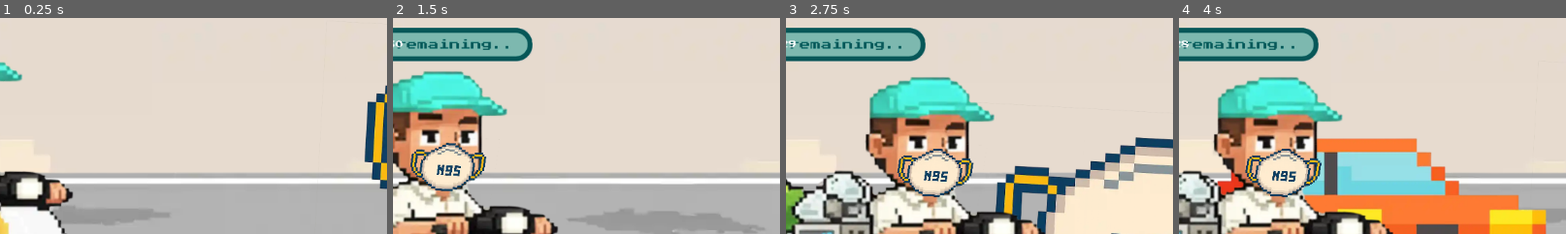
Above: before the commit, frames 1-4 (left to right).
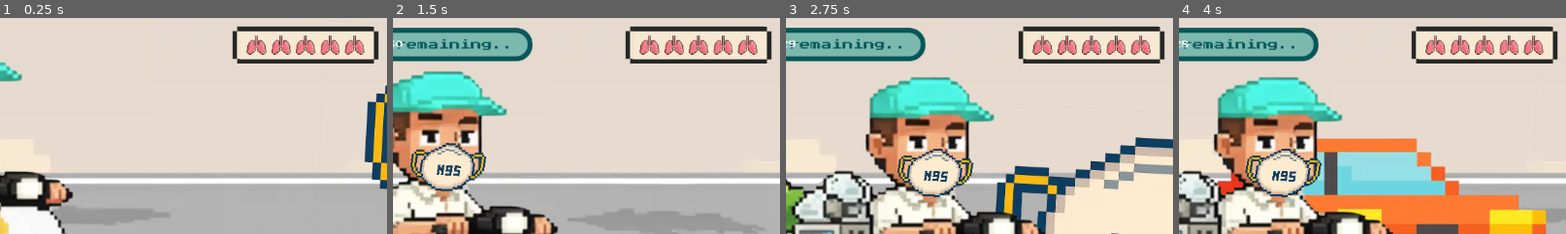
Above: after the commit, the same moments.

Repository: hr1juldey/breath_rush
Game: Godot game, scene res://scenes/Main.tscn
The game is run twice, just before and just after one commit, with the same random seed, the same clock (stepped at 60 frames per second) and the same inputs.
Inputs (mouse positions are % of the whole screen's width and height, from its top left):
- Up to frame 1 (0.25 s): no input
- Up to frame 2 (1.5 s): tap Enter at 0.5 s; move the mouse to (72, 45) at 0.52 s; hold Right (ui_right) 0.53-1.28 s; hold L 0.53-1.28 s; click (72, 45) at 0.67 s; tap Space at 0.77 s; move the mouse to (30, 55) at 1.27 s; hold Down from 1.28 s (still down); tap H at 1.35 s
- Up to frame 3 (2.75 s): tap Space at 1.52 s; move the mouse to (60, 28) at 2.02 s; release Down at 2.03 s; hold Right (ui_right) from 2.03 s (still down); tap M at 2.1 s
- Up to frame 4 (4 s): move the mouse to (45, 70) at 2.77 s; release Right (ui_right) at 2.78 s; hold Up 2.78-3.53 s; tap L at 2.85 s; click (45, 70) at 2.92 s; tap Space at 3.02, 3.77 s; move the mouse to (80, 65) at 3.52 s; hold Left (ui_left) from 3.53 s (still down); hold H from 3.53 s (still down)
The pictures show only the part of the screen within x 46-96%, y 3-53%; the shares and areas given below are measured in that part.

The runs differ from the first frame. In frame 1, 3.6% of the frame differs, in the area x 59-98%, y 3-22%; in frame 2, 3.6%; in frame 3, 3.6%; in frame 4, 3.6%.

Commit message:
feat: Implement Porter-Duff alpha compositing for health breathing
Introduces a refined `health_breathing.gdshader` to blend the breathing
animation over the damage texture.

Previous alpha compositing attempts, particularly using `mix()`, led to
visual artifacts like cyan color bleeding during the breathing animation
and incorrect blending in transparent areas. This also caused a mismatch
with the visual design of the Python prototype.

The shader now correctly utilizes the Porter-Duff "over" formula with
pre-multiplied alpha. This ensures accurate compositing, eliminating
color bleeding from transparent pixels, establishing correct layering
of the breathing sprite, and achieving an exact visual match with the
Python prototype. This results in clean edges without halos or artifacts.

This addresses the fundamental flaw of simple `mix()`-based alpha
compositing for this specific blending requirement.

Diff:
--- /dev/null
+++ b/assets/shaders/health_breathing.gdshader
@@ -0,0 +1,44 @@
+shader_type canvas_item;
+
+// Base damage state texture
+uniform sampler2D damage_texture : hint_default_white;
+
+// Breathing animation texture (masked - only healthy lungs)
+uniform sampler2D breathing_texture : hint_default_white;
+
+// Breathing animation parameters
+uniform float breathing_period : hint_range(1.0, 5.0) = 3.0;
+uniform float breathing_strength : hint_range(0.0, 1.0) = 0.6;
+
+void fragment() {
+	// Sample both textures at current UV
+	vec4 dst = texture(damage_texture, UV);      // Destination (damage sprite - background)
+	vec4 src_raw = texture(breathing_texture, UV); // Source (breathing sprite - foreground)
+
+	// Calculate sinusoidal breathing alpha oscillation
+	// sin(TIME) ranges from -1 to 1
+	// (sin + 1) / 2 ranges from 0 to 1
+	float breathing_alpha = (sin(TIME * 2.0 * 3.14159 / breathing_period) + 1.0) / 2.0;
+	breathing_alpha *= breathing_strength;  // Scale to 0 to breathing_strength
+
+	// Modulate breathing texture alpha by breathing animation
+	vec4 src = src_raw;
+	src.a *= breathing_alpha;
+
+	// Porter-Duff "over" operation: src over dst
+	// This properly composites the breathing sprite over the damage sprite
+	// respecting transparency (alpha=0 means invisible, not translucent)
+	float final_a = src.a + dst.a * (1.0 - src.a);
+
+	vec3 final_rgb;
+	if (final_a > 0.0) {
+		// Proper alpha compositing with pre-multiplication
+		// Prevents color bleeding from transparent pixels
+		final_rgb = (src.rgb * src.a + dst.rgb * dst.a * (1.0 - src.a)) / final_a;
+	} else {
+		// Both fully transparent - use black
+		final_rgb = vec3(0.0);
+	}
+
+	COLOR = vec4(final_rgb, final_a);
+}
--- a/scenes/HUD.tscn
+++ b/scenes/HUD.tscn
@@ -32,27 +32,10 @@
 offset_right = 940.0
 offset_bottom = 100.0
 
-[node name="LungBase" type="TextureRect" parent="TopRight"]
-layout_mode = 0
-anchor_right = 1.0
-anchor_bottom = 1.0
-grow_horizontal = 2
-grow_vertical = 2
+[node name="LungBase" type="Sprite2D" parent="TopRight"]
+position = Vector2(240, 40)
+scale = Vector2(0.4, 0.4)
 texture = ExtResource("health_tex")
-expand_mode = 1
-stretch_mode = 5
-
-[node name="LungBreathing" type="TextureRect" parent="TopRight"]
-layout_mode = 0
-anchor_right = 1.0
-anchor_bottom = 1.0
-grow_horizontal = 2
-grow_vertical = 2
-texture = ExtResource("health_tex")
-expand_mode = 1
-stretch_mode = 5
-blend_mode = 1
-modulate = Color(1, 1, 1, 0.6)
 
 [node name="CenterTop" type="CenterContainer" parent="."]
 layout_mode = 0
--- a/scripts/HUD.gd
+++ b/scripts/HUD.gd
@@ -2,11 +2,11 @@
 # Charge display (battery)
 @onready var charge_display = $TopLeft/ChargeDisplay
 
-# Lung display (health) - base layer for damage state
+# Lung display (health) - shader-based breathing animation
 @onready var lung_base = $TopRight/LungBase
 
-# Lung display - breathing animation overlay
-@onready var lung_breathing = $TopRight/LungBreathing
+# Health breathing animation manager (shader-based)
+var health_breathing_ui: Node
 
 # Mask timer
 @onready var mask_timer_container = $CenterTop/MaskTimer
@@ -28,71 +28,64 @@
 	"res://assets/ui/charge/charge_empty.webp",       # Empty
 ]
 
-# Health sprite paths (6 damage states)
-const HEALTH_DAMAGE_SPRITES = [
-	"res://assets/ui/health/health_damage_0_healthy.webp",
-	"res://assets/ui/health/health_damage_1.webp",
-	"res://assets/ui/health/health_damage_2.webp",
-	"res://assets/ui/health/health_damage_3.webp",
-	"res://assets/ui/health/health_damage_4.webp",
-	"res://assets/ui/health/health_damage_5_critical.webp"
-]
-
-# Breathing animation sprites (6 frames)
-const HEALTH_BREATHING_SPRITES = [
-	"res://assets/ui/health/health_breathing_0.webp",
-	"res://assets/ui/health/health_breathing_1.webp",
-	"res://assets/ui/health/health_breathing_2.webp",
-	"res://assets/ui/health/health_breathing_3.webp",
-	"res://assets/ui/health/health_breathing_4.webp",
-	"res://assets/ui/health/health_breathing_5.webp"
-]
-
-# Breathing animation
-var breathing_frame = 0
-var breathing_timer = 0.0
-const BREATHING_SPEED = 0.15  # seconds per frame
+# Note: Health animation is now handled by shader in HealthBreathingUI
+# No need to manually manage breathing frames
 
 # Game state
 var player_ref = null
 var current_coins = 0
 
 func _ready():
+	print("[HUD] Initializing HUD...")
+
 	# Setup charge display with initial state (100%)
 	charge_display.texture = load(CHARGE_SPRITES[0])
-
-	# Setup lung displays with initial state (5 healthy)
-	lung_base.texture = load(HEALTH_DAMAGE_SPRITES[0])
-	lung_breathing.texture = load(HEALTH_BREATHING_SPRITES[0])
+	print("[HUD] Charge display initialized")
 
 	# Setup mask timer font
 	var font = load("res://assets/fonts/PressStart2P-Regular.ttf")
 	mask_timer_label.add_theme_font_override("font", font)
 	mask_timer_label.add_theme_font_size_override("font_size", 12)
+	print("[HUD] Mask timer font configured")
 
 	# Find player reference
 	var parent = get_parent()
+	print("[HUD] Parent scene: ", parent.name if parent else "null")
 	if parent:
 		player_ref = parent.find_child("Player")
+		print("[HUD] Player reference found: ", player_ref != null)
+		if player_ref:
+			print("[HUD] Player node: ", player_ref.name)
+
+	# Create and add health breathing UI (shader-based)
+	health_breathing_ui = load("res://scripts/HealthBreathingUI.gd").new()
+	add_child(health_breathing_ui)
+	print("[HUD] HealthBreathingUI created and added as child")
+
+	# Setup player reference for health breathing UI
+	if player_ref:
+		print("[HUD] Passing player reference to HealthBreathingUI...")
+		health_breathing_ui.setup_player_reference(player_ref)
+	else:
+		push_warning("[HUD] WARNING: No player reference found!")
 
 	if player_ref:
-		player_ref.health_changed.connect(_on_health_changed)
 		player_ref.battery_changed.connect(_on_battery_changed)
 		player_ref.mask_activated.connect(_on_mask_activated)
 		player_ref.mask_deactivated.connect(_on_mask_deactivated)
 		player_ref.mask_inventory_changed.connect(_on_mask_inventory_changed)
+		print("[HUD] Connected to player signals (battery, mask)")
 
 		# Initialize displays
 		call_deferred("_initialize_displays")
+
+	print("[HUD] ✓ Initialization complete")
 
 func _process(delta):
 	if player_ref:
 		update_mask_timer()
 		update_aqi_display()
-		update_lung_animation(delta)
-
-func _on_health_changed(new_health: float) -> void:
-	update_lung_display(new_health)
+		# Lung animation now handled by shader in HealthBreathingUI
 
 func _on_battery_changed(new_battery: float) -> void:
 	update_charge_display(new_battery)
@@ -122,27 +115,8 @@
 	charge_display.texture = load(CHARGE_SPRITES[index])
 
 # === LUNG/HEALTH DISPLAY ===
-func get_health_index(health_percent: float) -> int:
-	"""Map health percentage to sprite index in HEALTH_DAMAGE_SPRITES"""
-	if health_percent > 80: return 0     # 5 healthy lungs
-	elif health_percent > 60: return 1   # 4 healthy, 1 damaged
-	elif health_percent > 40: return 2   # 3 healthy, 2 damaged
-	elif health_percent > 20: return 3   # 2 healthy, 3 damaged
-	elif health_percent > 0: return 4    # 1 healthy, 4 damaged
-	else: return 5                       # All damaged
-
-func update_lung_display(health: float) -> void:
-	"""Update lung display (damage state)"""
-	var index = get_health_index(health)
-	lung_base.texture = load(HEALTH_DAMAGE_SPRITES[index])
-
-func update_lung_animation(delta: float) -> void:
-	"""Animate breathing overlay by cycling through breathing frames"""
-	breathing_timer += delta
-	if breathing_timer >= BREATHING_SPEED:
-		breathing_timer = 0.0
-		breathing_frame = (breathing_frame + 1) % HEALTH_BREATHING_SPRITES.size()
-		lung_breathing.texture = load(HEALTH_BREATHING_SPRITES[breathing_frame])
+# Note: Health display is now handled by HealthBreathingUI with shader-based breathing animation
+# No manual animation code needed - the shader handles sinusoidal breathing using TIME
 
 # === MASK TIMER DISPLAY ===
 func update_mask_timer() -> void:
@@ -215,6 +189,5 @@
 func _initialize_displays() -> void:
 	"""Initialize all displays with current player values"""
 	if player_ref:
-		_on_health_changed(player_ref.health)
 		_on_battery_changed(player_ref.battery)
 		update_mask_inventory_display(player_ref.mask_inventory)
--- /dev/null
+++ b/scripts/HealthBreathingUI.gd
@@ -0,0 +1,150 @@
+extends Node
+"""
+Health Breathing Animation UI Manager
+
+Manages the 2D health display with shader-based breathing animation.
+Handles level transitions and updates shader uniforms based on player health.
+
+Uses a simple 2-layer approach:
+- Damage sprite: Shows which lungs are damaged
+- Breathing sprite (masked): Shows breathing animation for healthy lungs
+- Shader blends between them with sinusoidal oscillation
+"""
+
+# References
+var lung_display: Sprite2D
+var player_ref: Node
+
+# Health damage and breathing sprite paths
+const DAMAGE_SPRITES = [
+	"res://assets/ui/health/damage/health_damage_0.webp",
+	"res://assets/ui/health/damage/health_damage_1.webp",
+	"res://assets/ui/health/damage/health_damage_2.webp",
+	"res://assets/ui/health/damage/health_damage_3.webp",
+	"res://assets/ui/health/damage/health_damage_4.webp",
+	"res://assets/ui/health/damage/health_damage_5.webp",
+]
+
+const BREATHING_SPRITES = [
+	"res://assets/ui/health/breathing_masked/health_breathing_0_masked.webp",
+	"res://assets/ui/health/breathing_masked/health_breathing_1_masked.webp",
+	"res://assets/ui/health/breathing_masked/health_breathing_2_masked.webp",
+	"res://assets/ui/health/breathing_masked/health_breathing_3_masked.webp",
+	"res://assets/ui/health/breathing_masked/health_breathing_4_masked.webp",
+	"res://assets/ui/health/breathing_masked/health_breathing_5_masked.webp",
+]
+
+# Shader parameters
+const BREATHING_PERIOD = 3.0
+const BREATHING_STRENGTH = 0.6
+
+# State
+var current_health_level = 0
+var shader_material: ShaderMaterial
+
+func _ready():
+	print("[HealthBreathingUI] Initializing...")
+
+	# Find lung display reference
+	var parent = get_parent()
+	if parent:
+		lung_display = parent.find_child("LungBase")
+		print("[HealthBreathingUI] Parent: ", parent.name)
+		print("[HealthBreathingUI] LungBase found: ", lung_display != null)
+
+	if not lung_display:
+		push_error("[HealthBreathingUI] ERROR: Could not find LungBase sprite")
+		return
+
+	# Create shader material
+	var shader = load("res://assets/shaders/health_breathing.gdshader")
+	if not shader:
+		push_error("[HealthBreathingUI] ERROR: Could not load health_breathing.gdshader")
+		return
+
+	shader_material = ShaderMaterial.new()
+	shader_material.shader = shader
+	print("[HealthBreathingUI] Shader loaded and material created")
+
+	# Apply shader material to lung display
+	lung_display.material = shader_material
+	print("[HealthBreathingUI] Shader material applied to LungBase")
+
+	# Set initial uniforms
+	_update_health_display(0)
+	print("[HealthBreathingUI] Initialization complete")
+
+func setup_player_reference(player: Node) -> void:
+	"""Setup player reference and connect health signal. Called by HUD after instantiation."""
+	print("[HealthBreathingUI] setup_player_reference called with: ", player)
+	player_ref = player
+
+	if player_ref:
+		player_ref.health_changed.connect(_on_health_changed)
+		print("[HealthBreathingUI] ✓ Connected to player health_changed signal")
+
+		# Initialize with current health
+		if player_ref.has_method("get") or "health" in player_ref:
+			var current_health = player_ref.health
+			print("[HealthBreathingUI] Initializing with current health: ", current_health, "%")
+			_on_health_changed(current_health)
+	else:
+		push_warning("[HealthBreathingUI] WARNING: setup_player_reference called with null player")
+
+func _on_health_changed(new_health: float) -> void:
+	"""Called when player health changes"""
+	print("[HealthBreathingUI] ━━━ Health changed: ", new_health, "% ━━━")
+
+	# Map health percentage (0-100) to damage level (0-5)
+	var health_level = _get_health_level(new_health)
+	print("[HealthBreathingUI] Mapped to level: ", health_level, " (", max(0, 5 - health_level), " healthy lungs)")
+
+	if health_level != current_health_level:
+		print("[HealthBreathingUI] Level changed: ", current_health_level, " → ", health_level)
+		current_health_level = health_level
+		_update_health_display(health_level)
+	else:
+		print("[HealthBreathingUI] Level unchanged (still level ", health_level, ")")
+
+func _get_health_level(health_percent: float) -> int:
+	"""
+	Map health percentage to damage level.
+	Level 0: 5 healthy lungs
+	Level 5: all damaged/critical
+	"""
+	if health_percent > 80: return 0      # 5 healthy
+	elif health_percent > 60: return 1    # 4 healthy, 1 damaged
+	elif health_percent > 40: return 2    # 3 healthy, 2 damaged
+	elif health_percent > 20: return 3    # 2 healthy, 3 damaged
+	elif health_percent > 0: return 4     # 1 healthy, 4 damaged
+	else: return 5                        # All damaged
+
+func _update_health_display(level: int) -> void:
+	"""Update shader uniforms and sprite texture for the new health level"""
+	if not shader_material or not lung_display:
+		push_warning("[HealthBreathingUI] Cannot update display: shader_material or lung_display is null")
+		return
+
+	# Clamp level to valid range
+	level = clampi(level, 0, 5)
+	print("[HealthBreathingUI] Updating display for level ", level)
+
+	# Update sprite's base texture (damage sprite)
+	var damage_sprite = load(DAMAGE_SPRITES[level])
+	lung_display.texture = damage_sprite
+	print("[HealthBreathingUI]   - Base texture: ", DAMAGE_SPRITES[level])
+
+	# Update shader texture uniforms
+	shader_material.set_shader_parameter("damage_texture", damage_sprite)
+	print("[HealthBreathingUI]   - Shader damage_texture: ", DAMAGE_SPRITES[level])
+
+	var breathing_sprite = load(BREATHING_SPRITES[level])
+	shader_material.set_shader_parameter("breathing_texture", breathing_sprite)
+	print("[HealthBreathingUI]   - Shader breathing_texture: ", BREATHING_SPRITES[level])
+
+	# Update breathing animation parameters
+	shader_material.set_shader_parameter("breathing_period", BREATHING_PERIOD)
+	shader_material.set_shader_parameter("breathing_strength", BREATHING_STRENGTH)
+	print("[HealthBreathingUI]   - Animation: period=", BREATHING_PERIOD, "s, strength=", BREATHING_STRENGTH)
+
+	print("[HealthBreathingUI] ✓ Display updated: Level ", level, " (", max(0, 5 - level), " healthy lungs)")
Not shown, added: assets/shaders/health_breathing.gdshader.uid
Not shown, added: assets/ui/health/breathing/health_breathing_0.webp.import
Not shown, added: assets/ui/health/breathing/health_breathing_1.webp.import
Not shown, added: assets/ui/health/breathing/health_breathing_2.webp.import
Not shown, added: assets/ui/health/breathing/health_breathing_3.webp.import
Not shown, added: assets/ui/health/breathing/health_breathing_4.webp.import
Not shown, added: assets/ui/health/breathing/health_breathing_5.webp.import
Not shown, added: assets/ui/health/breathing_masked/health_breathing_0_masked.webp.import
Not shown, added: assets/ui/health/breathing_masked/health_breathing_1_masked.webp.import
Not shown, added: assets/ui/health/breathing_masked/health_breathing_2_masked.webp.import
Not shown, added: assets/ui/health/breathing_masked/health_breathing_3_masked.webp.import
Not shown, added: assets/ui/health/breathing_masked/health_breathing_4_masked.webp.import
(and 15 more such lines)
